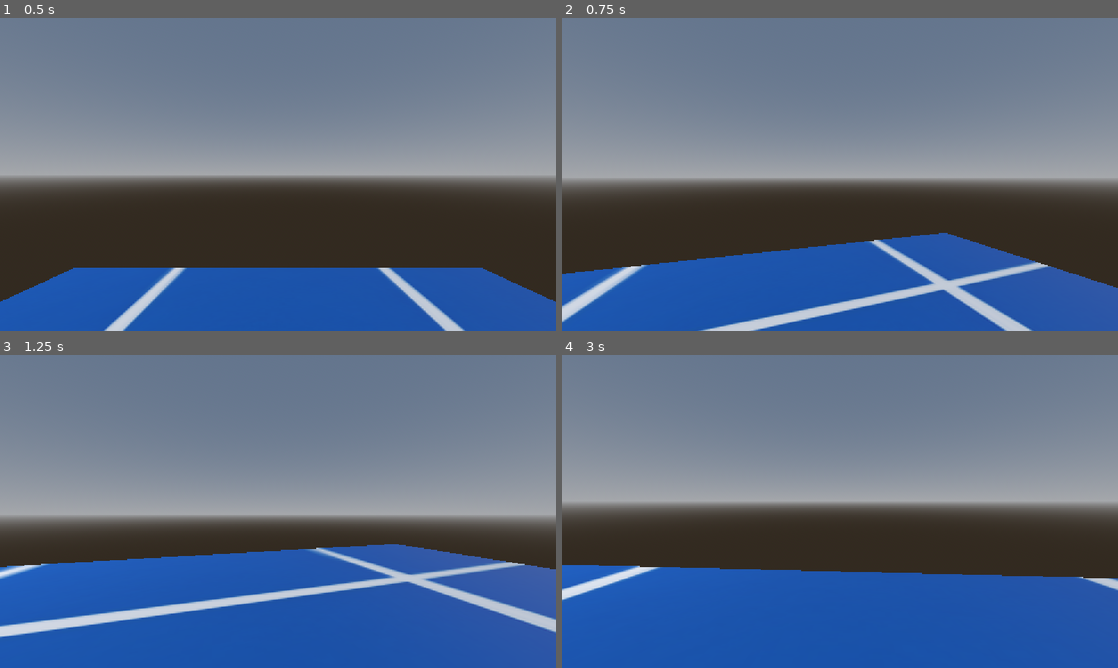
Above: before the commit, frames 1-4 (two rows, left to right).
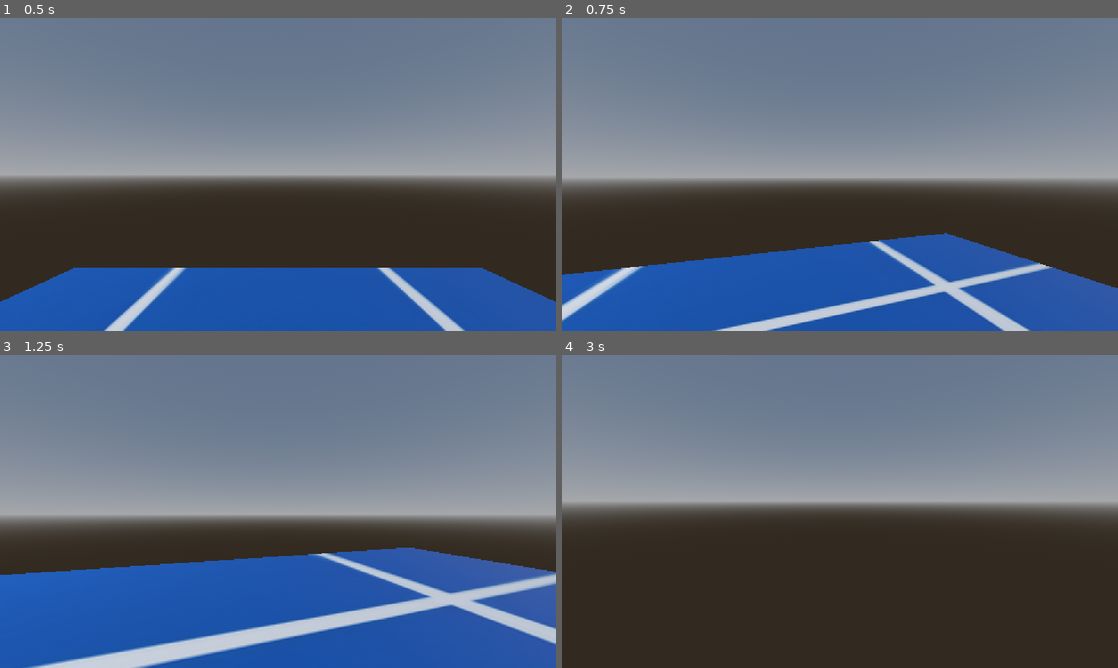
Above: after the commit, the same moments.

Repository: Eli-J-dK/HORRORGAME
Game: Godot game, scene res://main.tscn
Two runs of this game, one before a commit and one after it. Both use one fixed random seed, a clock stepped at 60 frames per second and the inputs below.
Inputs (mouse positions are in pixels of both pictures, inside the frame that each line leads up to):
- Up to frame 1 (0.5 s): no input
- Up to frame 2 (0.75 s): move the mouse to (867, 174) at 0.52 s; hold W (move_forward) from 0.53 s (still down); hold Q (sprint) from 0.53 s (still down)
- Up to frame 3 (1.25 s): keep holding W (move_forward); keep holding Q (sprint); tap Space (jump) at 0.77 s
- Up to frame 4 (3 s): keep holding W (move_forward); move the mouse to (812, 511) at 1.27 s; release Q (sprint) at 1.28 s; tap Q (sprint) at 1.35, 2.85 s; tap Space (jump) at 1.52 s; move the mouse to (851, 505) at 2.02 s; hold Q (sprint) 2.03-2.78 s; move the mouse to (834, 517) at 2.77 s

Frame 1 is identical in both runs. In frame 2, 2.1% of the frame differs, in the area x 0-100%, y 68-100%; in frame 3, 10%; in frame 4, 31%, in the area x 0-100%, y 67-100%.

Commit message:
stamina work
not done, bugs with regen

Diff:
--- a/player.tscn
+++ b/player.tscn
@@ -9,7 +9,12 @@
 
 [node name="player" type="CharacterBody3D" unique_id=1631615348]
 script = ExtResource("1_4flbx")
+SPEED = 5.0
+sprint_speed = 10.0
 JUMP_VELOCITY = 5.0
+air_slowdown = 0.5
+stam_regen = 5.0
+stam_degen = 5.0
 
 [node name="collision" type="CollisionShape3D" parent="." unique_id=1876669626]
 shape = SubResource("CapsuleShape3D_b1pf8")
--- a/player_movement.gd
+++ b/player_movement.gd
@@ -2,9 +2,40 @@
 
 @onready var neck := $neck
 
-@export var SPEED: float = 5.0
+@export var SPEED: float
+@export var sprint_speed : float
 @export var JUMP_VELOCITY: float
 
+@export var air_slowdown : float
+
+var current_move_state : int = 4
+var new_move_state : int
+@export var stam_regen : float
+@export var stam_degen : float
+var max_stam : float = 100.0
+var current_stam : float = max_stam
+var should_stam_change : int = 0
+#0 = no movement
+#1 = walking
+#2 = sprinting
+var stam_changing : int = 0
+
+
+func _stamina_regenerate (delta: float) -> void:
+	if current_move_state != new_move_state:
+		current_move_state = new_move_state
+
+		match should_stam_change:
+			0:
+				await get_tree().create_timer(3).timeout
+				print("not moving")
+
+				stam_changing = 0
+			1:
+				print("moving")
+				stam_changing = 1
+			2:
+				stam_changing = 2
 
 func _physics_process(delta: float) -> void:
 	if not is_on_floor():
@@ -19,13 +50,44 @@
 
 	if direction:
 		if is_on_floor():
-			velocity.x = direction.x * SPEED
-			velocity.z = direction.z * SPEED
+			if Input.is_action_pressed("sprint"):
+				velocity.x = direction.x * sprint_speed
+				velocity.z = direction.z * sprint_speed
+
+				should_stam_change = 2
+				new_move_state = 2
+			else:
+				velocity.x = direction.x * SPEED
+				velocity.z = direction.z * SPEED
+
+				should_stam_change = 1
+				new_move_state = 1
 		else:
-			velocity.x = move_toward(velocity.x , direction.x * SPEED * 0.3 , SPEED)
-			velocity.z = move_toward(velocity.z , direction.z * SPEED * 0.3 , SPEED)
+			velocity.x = move_toward(velocity.x , direction.x * SPEED * 0.5 , air_slowdown)
+			velocity.z = move_toward(velocity.z , direction.z * SPEED * 0.5 , air_slowdown)
+
+			should_stam_change = 0
+			new_move_state = 0
 	else:
 		velocity.x = move_toward(velocity.x , 0 , SPEED)
 		velocity.z = move_toward(velocity.z , 0 , SPEED)
 
+		should_stam_change = 0
+		new_move_state = 0
+
+	match stam_changing:
+		0:
+			if current_stam < max_stam:
+				current_stam += stam_regen * delta
+		1:
+			if current_stam > 0:
+				current_stam -= stam_degen * delta
+		2:
+			if current_stam > 0:
+				current_stam -= stam_degen * 2 * delta
+
+	print(current_stam)
+
+	_stamina_regenerate(delta)
+
 	move_and_slide()
